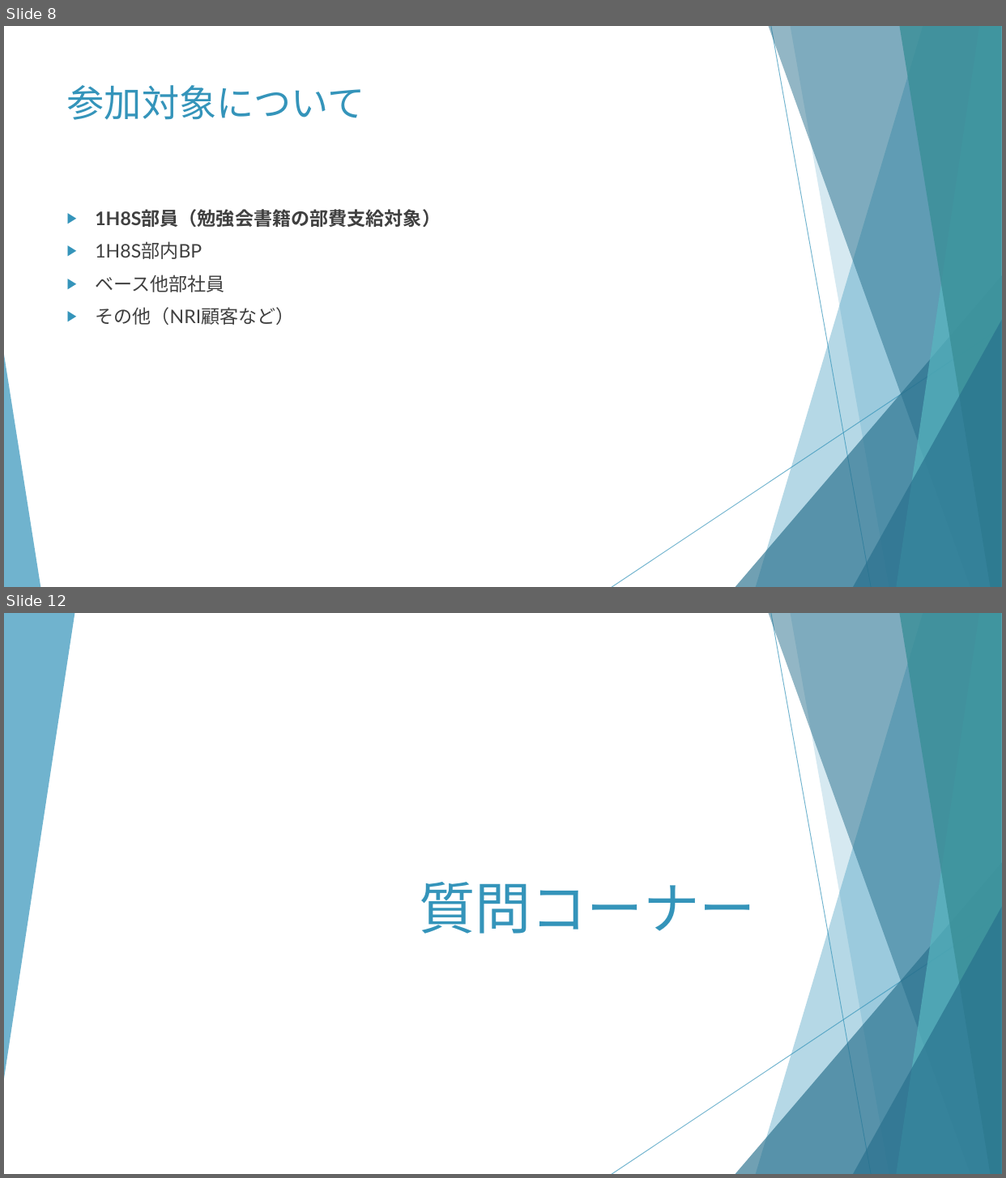
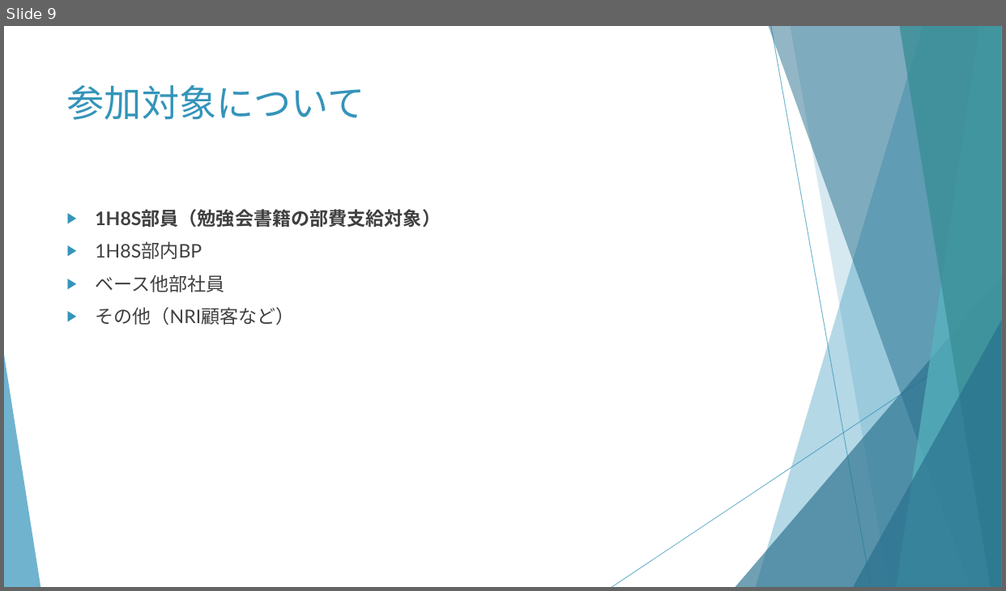
Before and after one commit to huangweijing/rpastudy, a slide deck: 010_事前準備/030_部会説明/20210212_勉強会説明.pptx. Shown one above the other, each under a label of ours: slides 8 and 12 before the commit, slide 9 after it; the slides between them are not shown. The pictures are 1006x1178 and 1006x591 pixels, drawn with LibreOffice and Linux fonts; fonts in the diff are those of the drawing. Boxes give left, top, right and bottom in pixels: in the first picture for what was removed or moved away, otherwise in the second. Text is boxed around its words. In the diff, an @@ line names an element or a change of style, - is before the commit and + after.

```diff
--- a/010_事前準備/030_部会説明/20210212_勉強会説明.pptx
+++ b/010_事前準備/030_部会説明/20210212_勉強会説明.pptx
@@ slide 12 removed at bbox=[4, 613, 1002, 1174], background #FFFFFF; not listed: 9 template elements that a slide beside it also shows @@
@@ freeform shape removed at bbox=[4, 613, 74, 1079] @@
@@ title removed at bbox=[419, 882, 756, 934] @@
-質問コーナー
@@ what was slide 8 is now slide 9 @@
```
Also in this commit, not shown: 7 slides changed, 2 slides added, 1 other slide removed.
